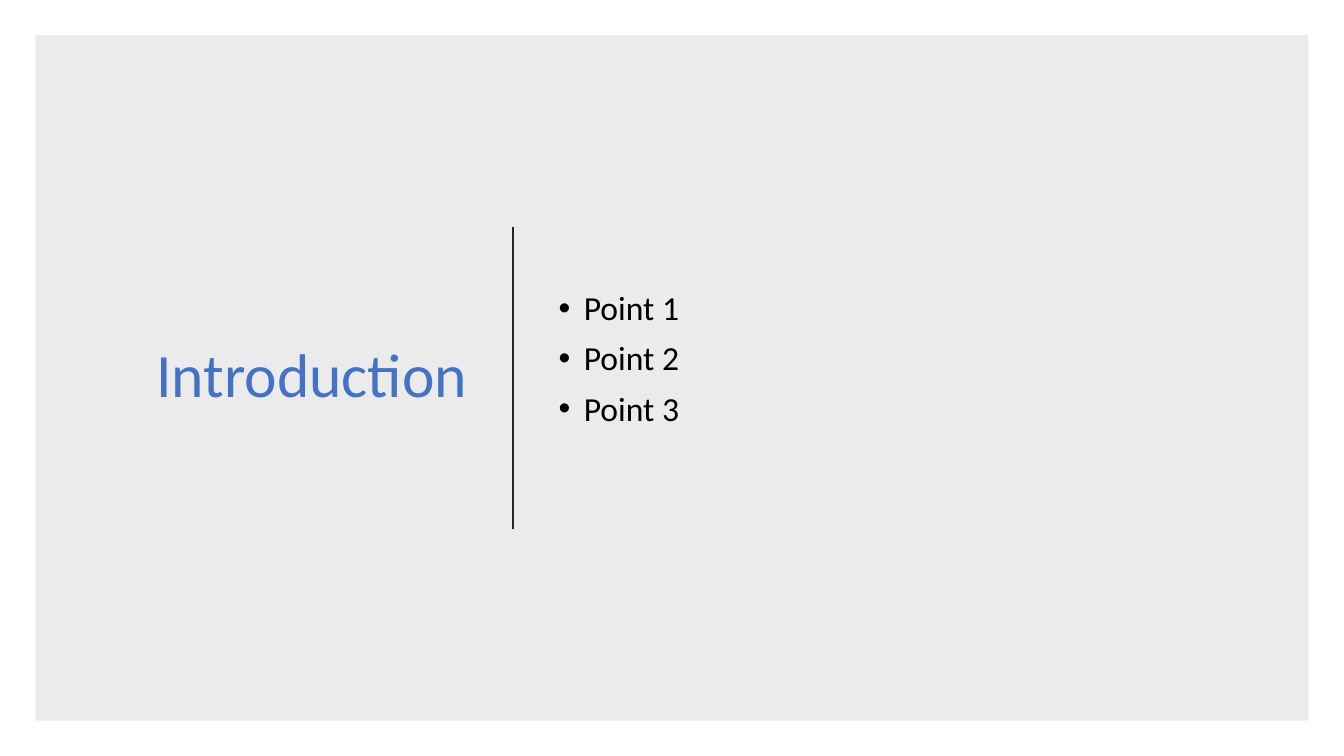
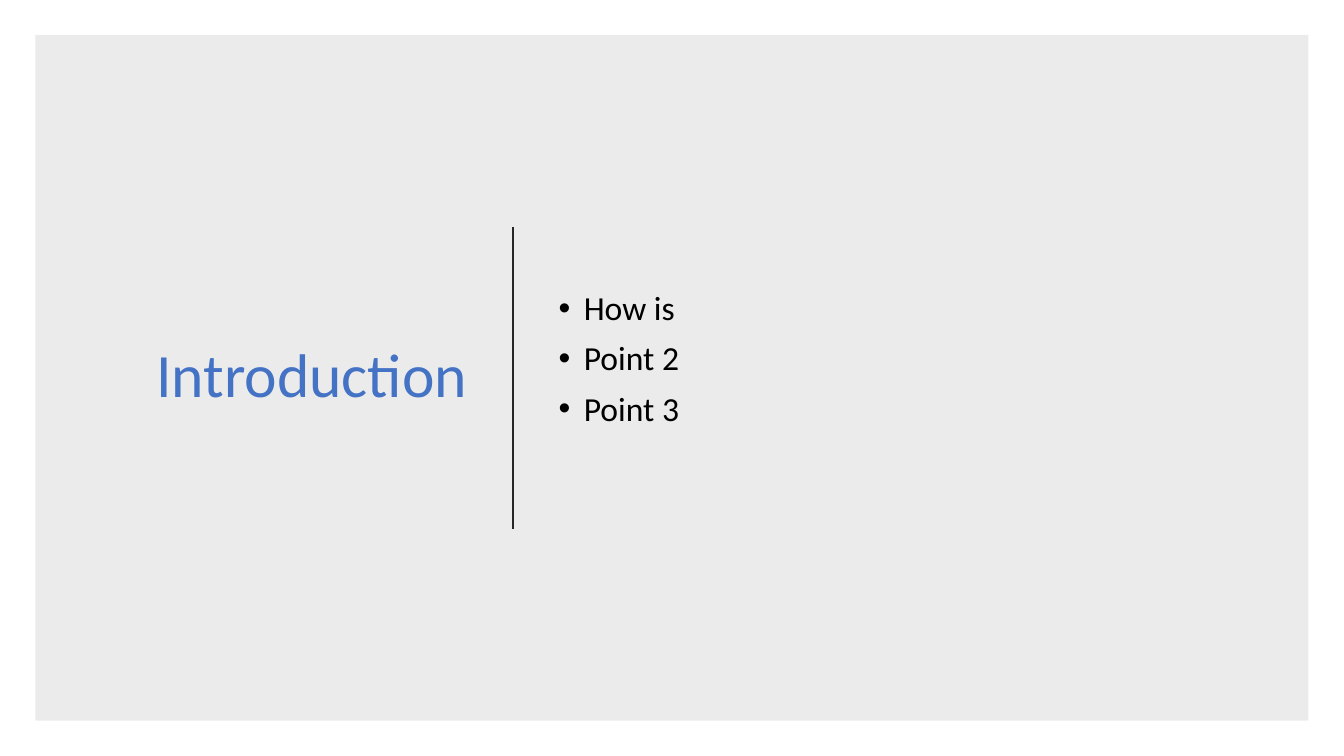
Before and after one commit to de-carvalho-lab/2019_06_Bell_RDMWorkingGroup, a slide deck: slide 4 of docs/Presentation_template.pptx (slide 3 before the commit). Drawn at 1344x756 pixels with LibreOffice and Linux fonts; fonts in the diff are those of the drawing. Boxes give left, top, right and bottom in pixels: in the first picture for what was removed or moved away, otherwise in the second. Text is boxed around its words. In the diff, an @@ line names an element or a change of style, - is before the commit and + after.

```diff
--- a/docs/Presentation_template.pptx
+++ b/docs/Presentation_template.pptx
@@ text at [584,297,675,321]: text changed @@
-• Point 1
+• How is
```
Also in this commit, not shown: 1 other slide changed, 1 slide added, 14 other files.
